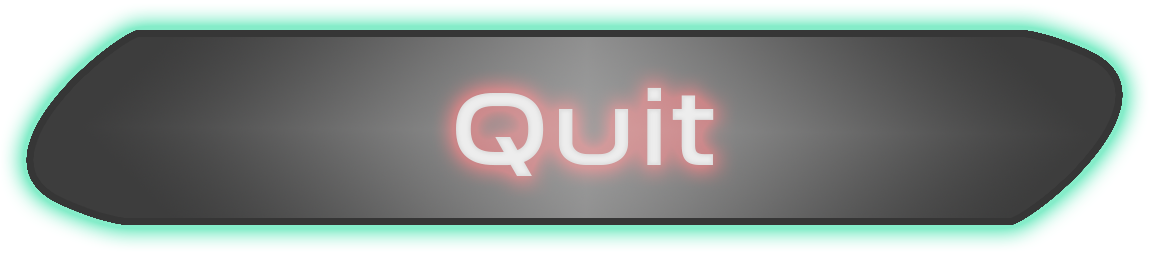
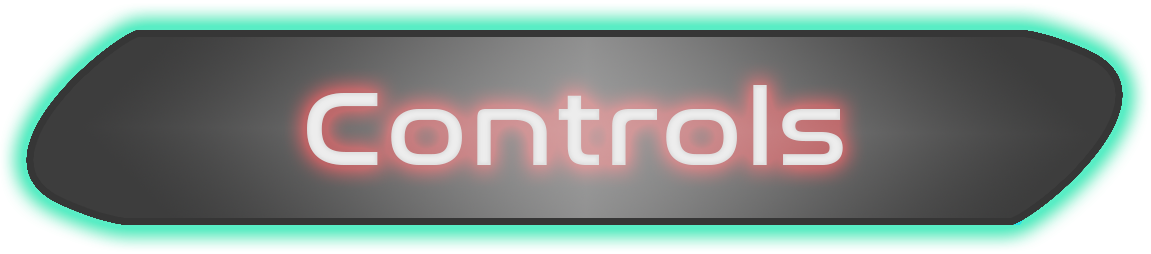
Comparing the layer stacks of the two 1151×254 images. Changes:
painted on "start" (1st of 2, in "hover") over (307, 85, 843, 176)
showed "base" (1st of 2, in "hover") over (26, 30, 1123, 225)
hid group "standard" (2 layers) over (26, 30, 1123, 225)
painted on "start" (2nd of 2, in "standard") over (330, 85, 864, 176)
hid "base" (2nd of 2, in "standard") over (26, 30, 1123, 225)
showed "Layer 1 copy 3" over (103, 30, 1093, 225)
showed "Layer 1 copy" over (103, 30, 598, 225)
showed "Layer 1" over (598, 30, 1093, 225)
